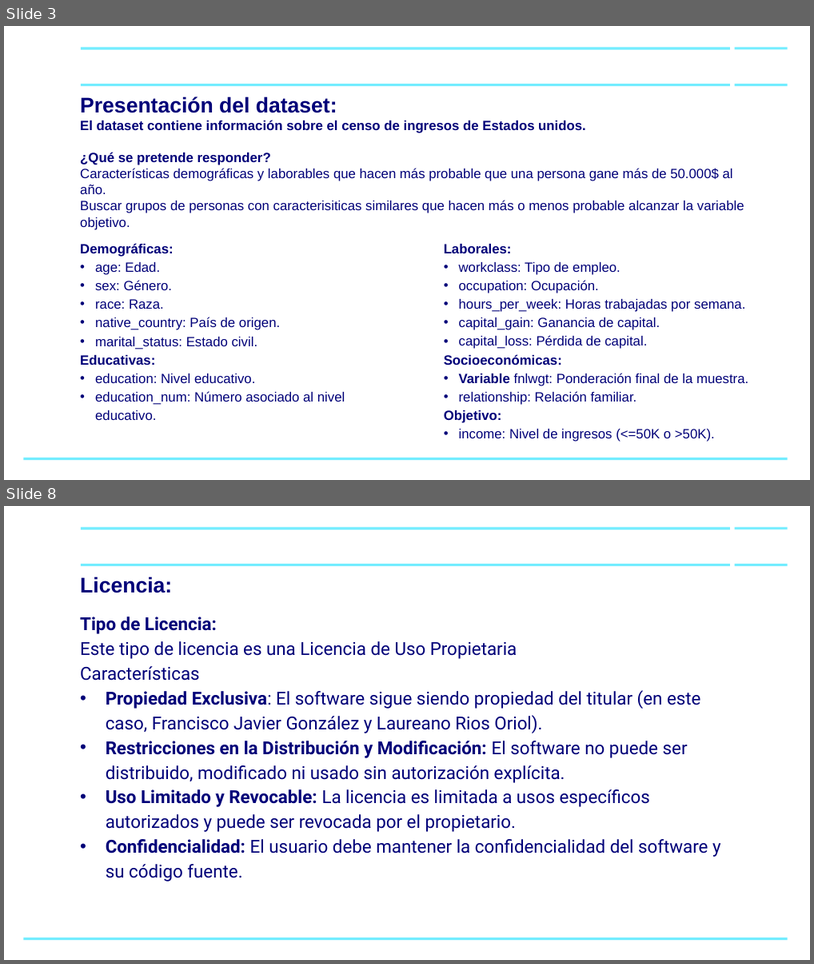
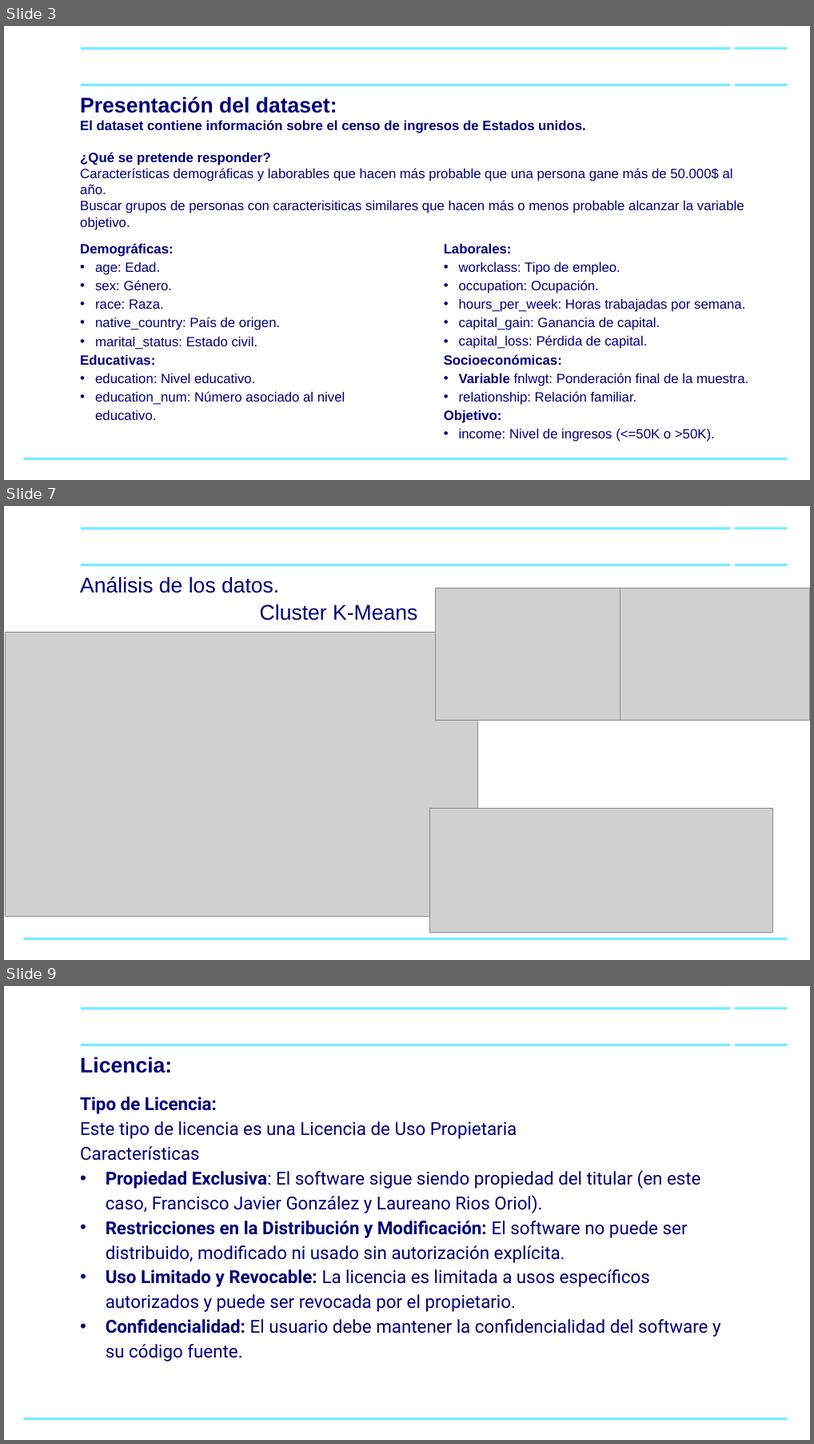
Before and after one commit to jgonzalezon/PR2, a slide deck: Ingresos.pptx. Shown one above the other, each under a label of ours: slides 3 and 8 before the commit, slides 3, 7 and 9 after it; the slides between them are not shown. The pictures are 814x964 and 814x1444 pixels, drawn with LibreOffice and Linux fonts; fonts in the diff are those of the drawing; grey boxes stand for pictures; background and template pictures are left out. Boxes give left, top, right and bottom in pixels: in the first picture for what was removed or moved away, otherwise in the second. Text is boxed around its words. In the diff, an @@ line names an element or a change of style, - is before the commit and + after.

```diff
--- a/Ingresos.pptx
+++ b/Ingresos.pptx
@@ slide 7 added at (4,506,810,960), background #FFFFFF; not listed: 5 template elements that a slide beside it also shows @@
@@ title added at (80,576,279,593), 19 pt, text #000078 @@
+Análisis de los datos.
@@ picture added at (435,588,620,720) @@
@@ picture added at (620,588,810,720) @@
@@ text added at (260,604,418,620), 19 pt, text #000078 @@
+Cluster K-Means
@@ picture added at (6,632,478,916) @@
@@ picture added at (430,808,774,932) @@
@@ what was slide 8 is now slide 9 @@
```
Also in this commit, not shown: 3 slides changed, 1 other slide added, 1 slide removed.
